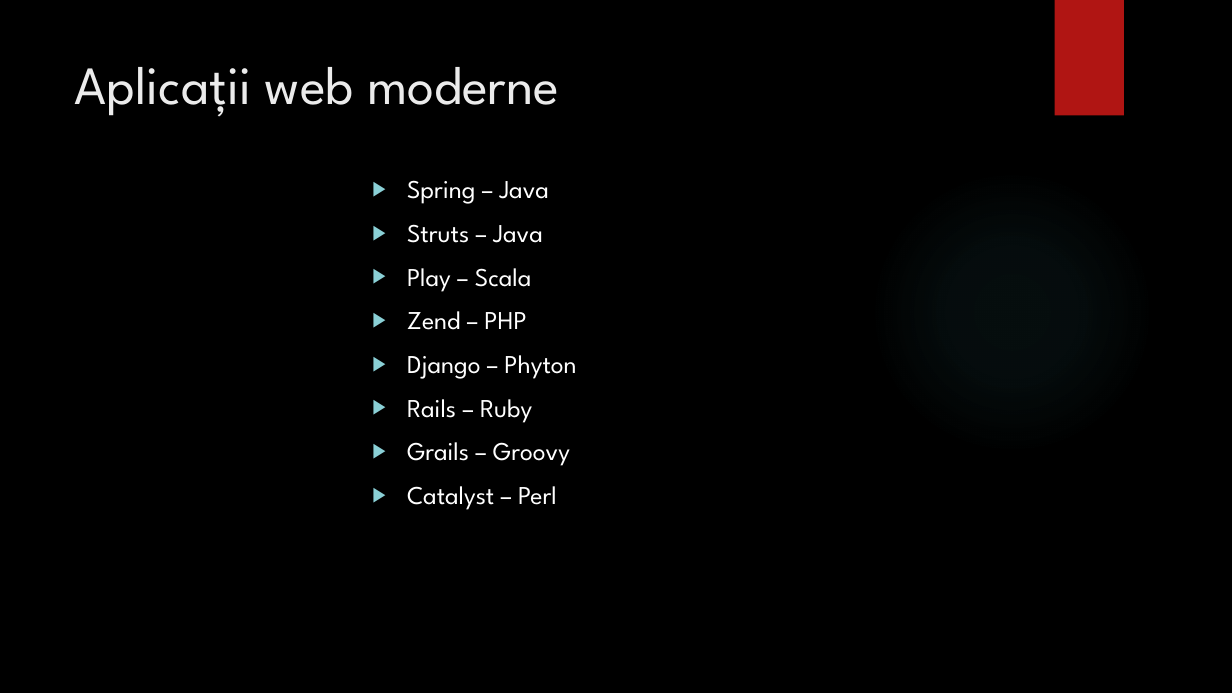
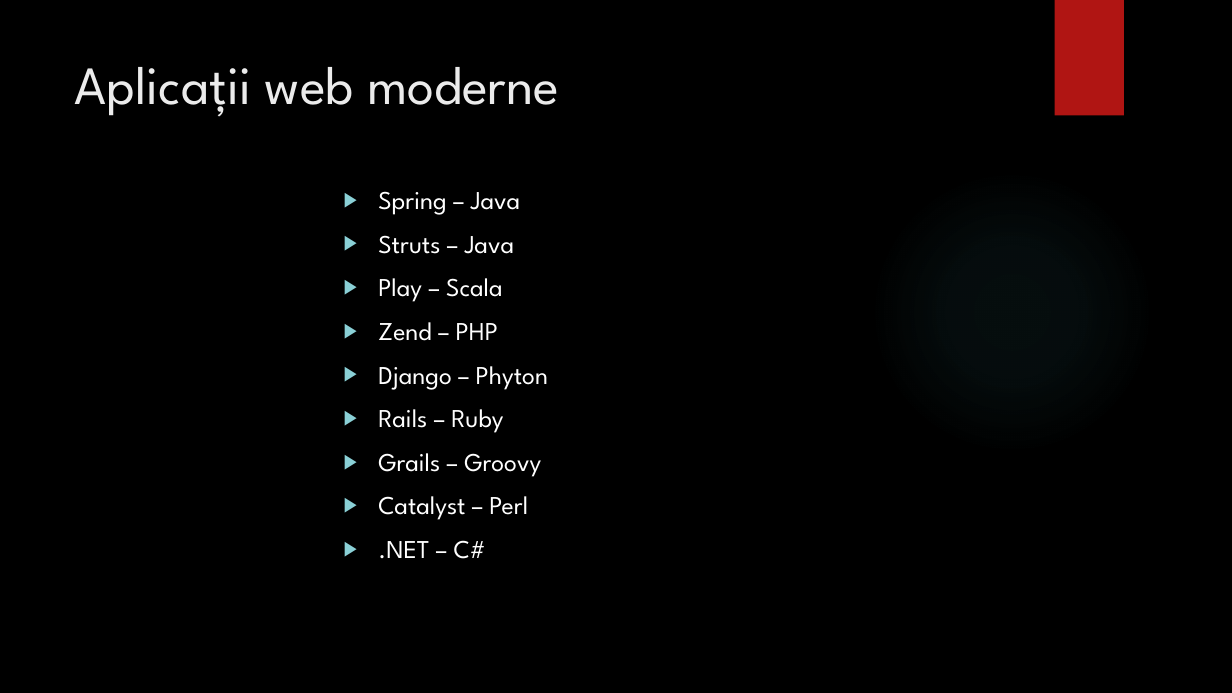
Before and after one commit to bogdanmatra/stoma, a slide deck: slide 9 of documentation/Prezentare_Licenta_Matragociu_Bogdan.pptx (slide 4 before the commit). Drawn at 1232x693 pixels with LibreOffice and Linux fonts; fonts in the diff are those of the drawing; background and template pictures are left out. Boxes give left, top, right and bottom in pixels: in the first picture for what was removed or moved away, otherwise in the second. Text is boxed around its words. In the diff, an @@ line names an element or a change of style, - is before the commit and + after.

```diff
--- a/documentation/Prezentare_Licenta_Matragociu_Bogdan.pptx
+++ b/documentation/Prezentare_Licenta_Matragociu_Bogdan.pptx
@@ text "Spring – Java" moved from (x1=407, y1=180, x2=576, y2=510) to (x1=378, y1=191, x2=548, y2=559) @@
@@ text at (x1=378, y1=540, x2=486, y2=559): paragraph added @@
+▶ .NET – C#
```
Also in this commit, not shown: 8 other slides changed, 4 slides added, 2 slides removed, 1 other file.
